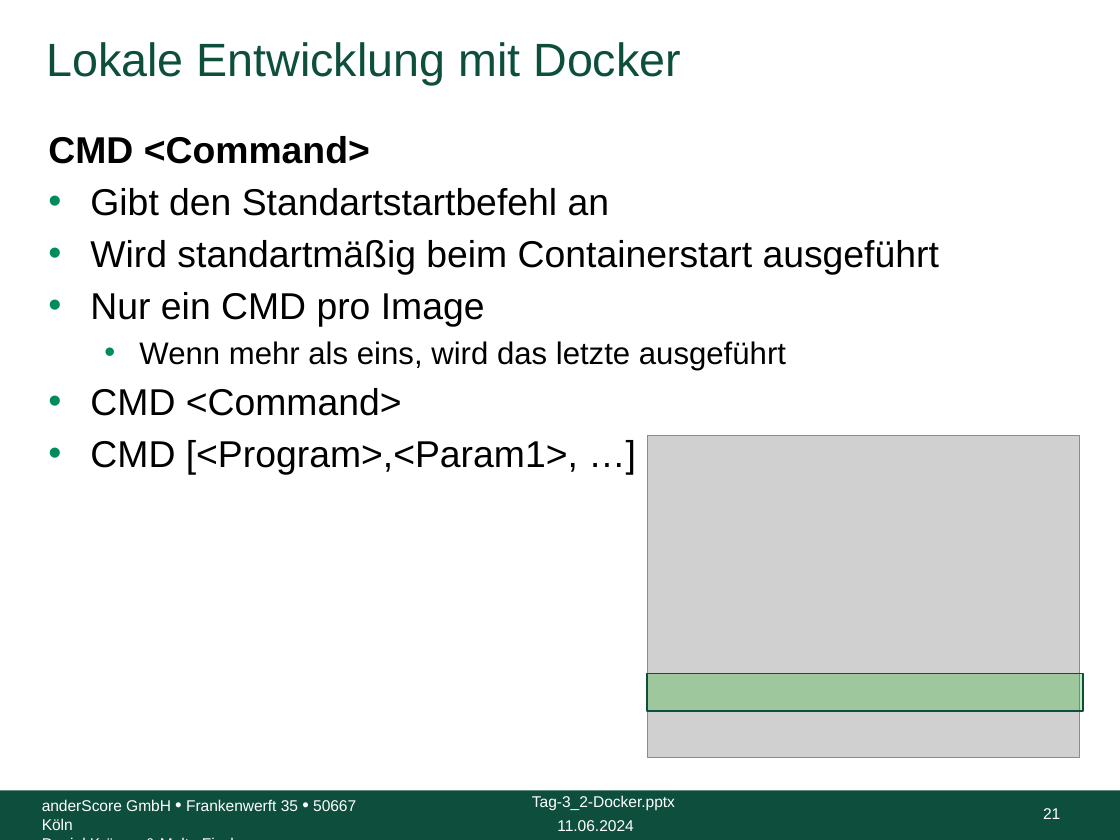
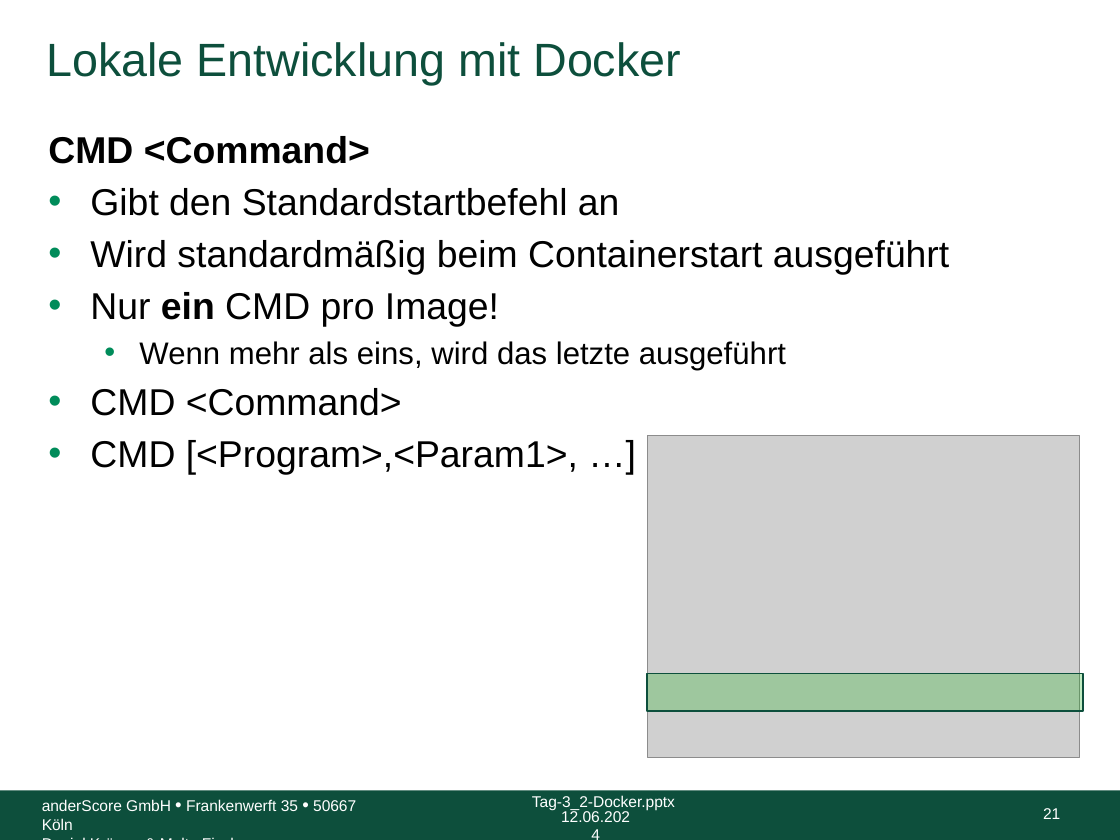
Before and after one commit to anderscore-gmbh/gitlab, a slide deck: slide 21 of slides/Tag-3_2-Docker.pptx. Drawn at 1120x840 pixels with LibreOffice and Linux fonts; fonts in the diff are those of the drawing; grey boxes stand for pictures; background and template pictures are left out. Boxes give left, top, right and bottom in pixels: in the first picture for what was removed or moved away, otherwise in the second. Text is boxed around its words. In the diff, an @@ line names an element or a change of style, - is before the commit and + after.

```diff
--- a/slides/Tag-3_2-Docker.pptx
+++ b/slides/Tag-3_2-Docker.pptx
@@ text at (90, 188, 949, 327): text changed @@
-• Gibt den Standartstartbefehl an
-• Wird standartmäßig beim Containerstart ausgeführt
-• Nur ein CMD pro Image
+• Gibt den Standardstartbefehl an
+• Wird standardmäßig beim Containerstart ausgeführt
+• Nur ein CMD pro Image!
@@ text at (561, 809, 630, 822): text changed @@
-11.06.2024
+12.06.2024
```
Also in this commit, not shown: 38 other slides changed, 1 other file.
